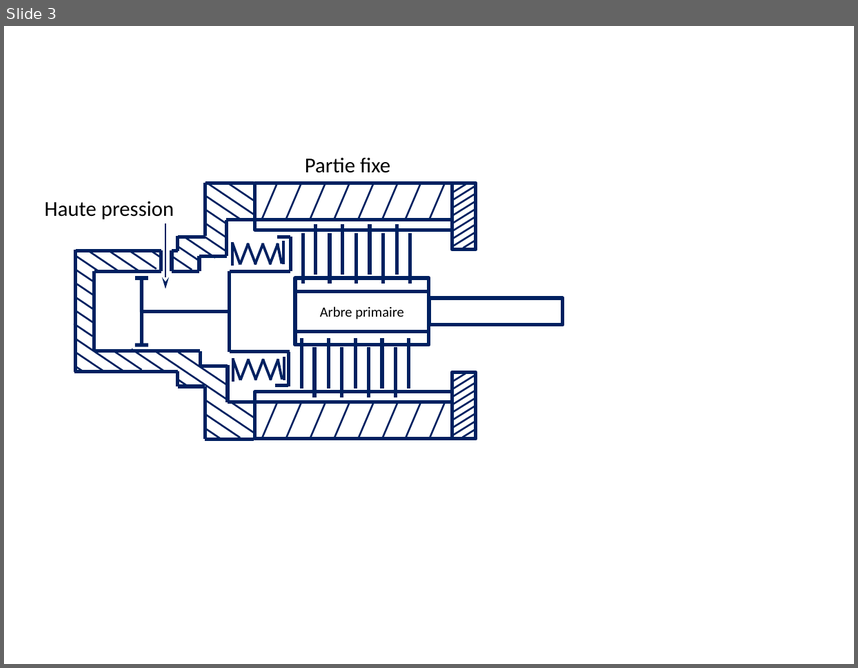
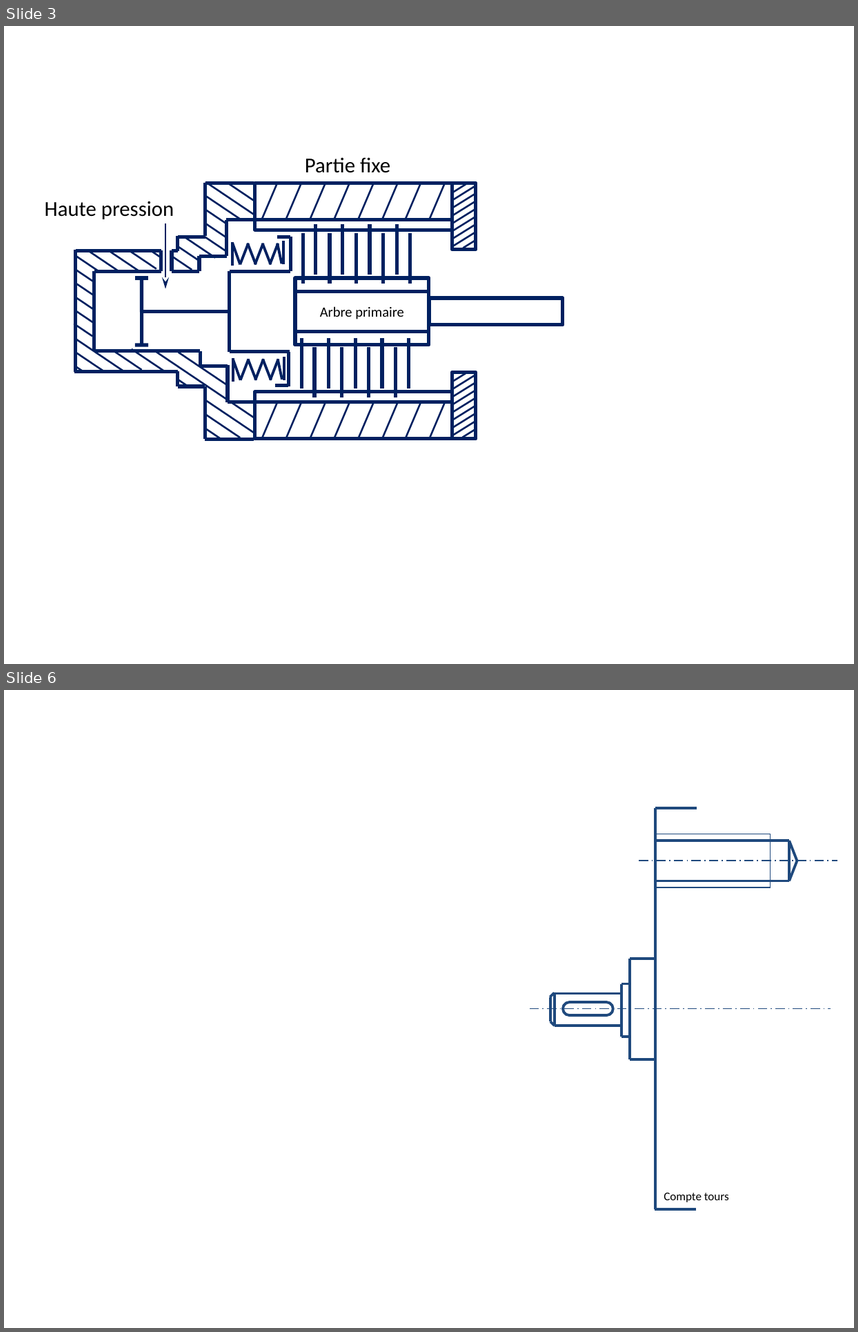
Before and after one commit to xpessoles/07_Etude_Systemes_Mecaniques_Analyser_Concevoir_Realiser, a slide deck: Concevoir/06_ConceptionsDiverses/TD_09_GrueHydraulique/images/Figures.pptx. Shown one above the other, each under a label of ours: slide 3 before the commit, slides 3 and 6 after it; the slides between them are not shown. The pictures are 858x668 and 858x1332 pixels, drawn with LibreOffice and Linux fonts; fonts in the diff are those of the drawing. Boxes give left, top, right and bottom in pixels: in the first picture for what was removed or moved away, otherwise in the second. Text is boxed around its words. In the diff, an @@ line names an element or a change of style, - is before the commit and + after.

```diff
--- a/Concevoir/06_ConceptionsDiverses/TD_09_GrueHydraulique/images/Figures.pptx
+++ b/Concevoir/06_ConceptionsDiverses/TD_09_GrueHydraulique/images/Figures.pptx
@@ slide 6 added at box(4, 690, 854, 1328), background #FFFFFF @@
@@ line added from (697, 808) to (655, 808), #1F497D 2.25 pt @@
@@ line added from (655, 808) to (655, 1210), #1F497D 2.25 pt @@
@@ line added from (771, 834) to (657, 834), #1F497D 1 pt @@
@@ line added from (771, 887) to (771, 834), #1F497D 1 pt @@
@@ line added from (789, 840) to (657, 840), #1F497D 2.25 pt @@
@@ line added from (789, 840) to (789, 880), #1F497D 2.25 pt @@
@@ line added from (789, 840) to (797, 861), #1F497D 2.25 pt @@
@@ line added from (639, 861) to (837, 861), #1F497D 1 pt dashed @@
@@ line added from (797, 861) to (789, 880), #1F497D 2.25 pt @@
@@ line added from (789, 880) to (656, 880), #1F497D 2.25 pt @@
@@ line added from (771, 887) to (657, 887), #1F497D 1 pt @@
@@ line added from (657, 958) to (630, 958), #1F497D 2.25 pt @@
@@ line added from (630, 958) to (630, 1059), #1F497D 2.25 pt @@
@@ line added from (554, 993) to (550, 997), #1F497D 2.25 pt @@
@@ line added from (550, 997) to (550, 1021), #1F497D 2.25 pt @@
@@ line added from (555, 994) to (621, 994), #1F497D 2.25 pt @@
@@ line added from (555, 992) to (555, 1026), #1F497D 2.25 pt @@
@@ line added from (621, 983) to (630, 983), #1F497D 2.25 pt @@
@@ line added from (621, 983) to (621, 1036), #1F497D 2.25 pt @@
@@ line added from (529, 1009) to (831, 1009), #1F497D 1 pt dashed @@
@@ rounded rectangle added at box(564, 1002, 613, 1015), outline #1F497D 2.25 pt @@
@@ line added from (555, 1026) to (550, 1021), #1F497D 2.25 pt @@
@@ line added from (555, 1026) to (621, 1026), #1F497D 2.25 pt @@
@@ line added from (621, 1036) to (630, 1036), #1F497D 2.25 pt @@
@@ line added from (657, 1059) to (630, 1059), #1F497D 2.25 pt @@
@@ text added at box(664, 1192, 729, 1202), 10 pt, text #000000 @@
+Compte tours
@@ line added from (696, 1210) to (654, 1210), #1F497D 2.25 pt @@
```
Also in this commit, not shown: 1 slide changed, 1 other slide added, 9 other files.
